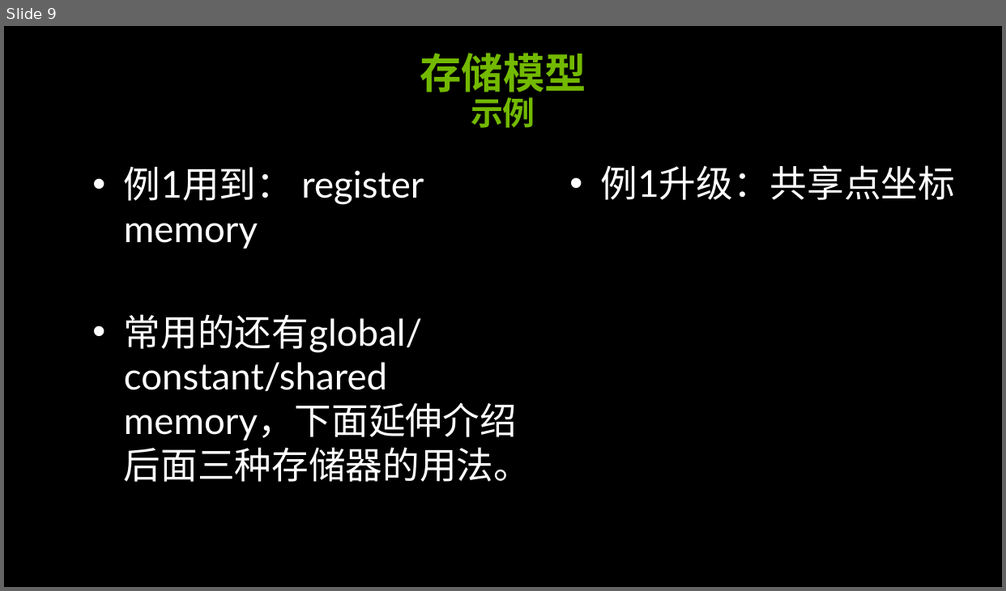
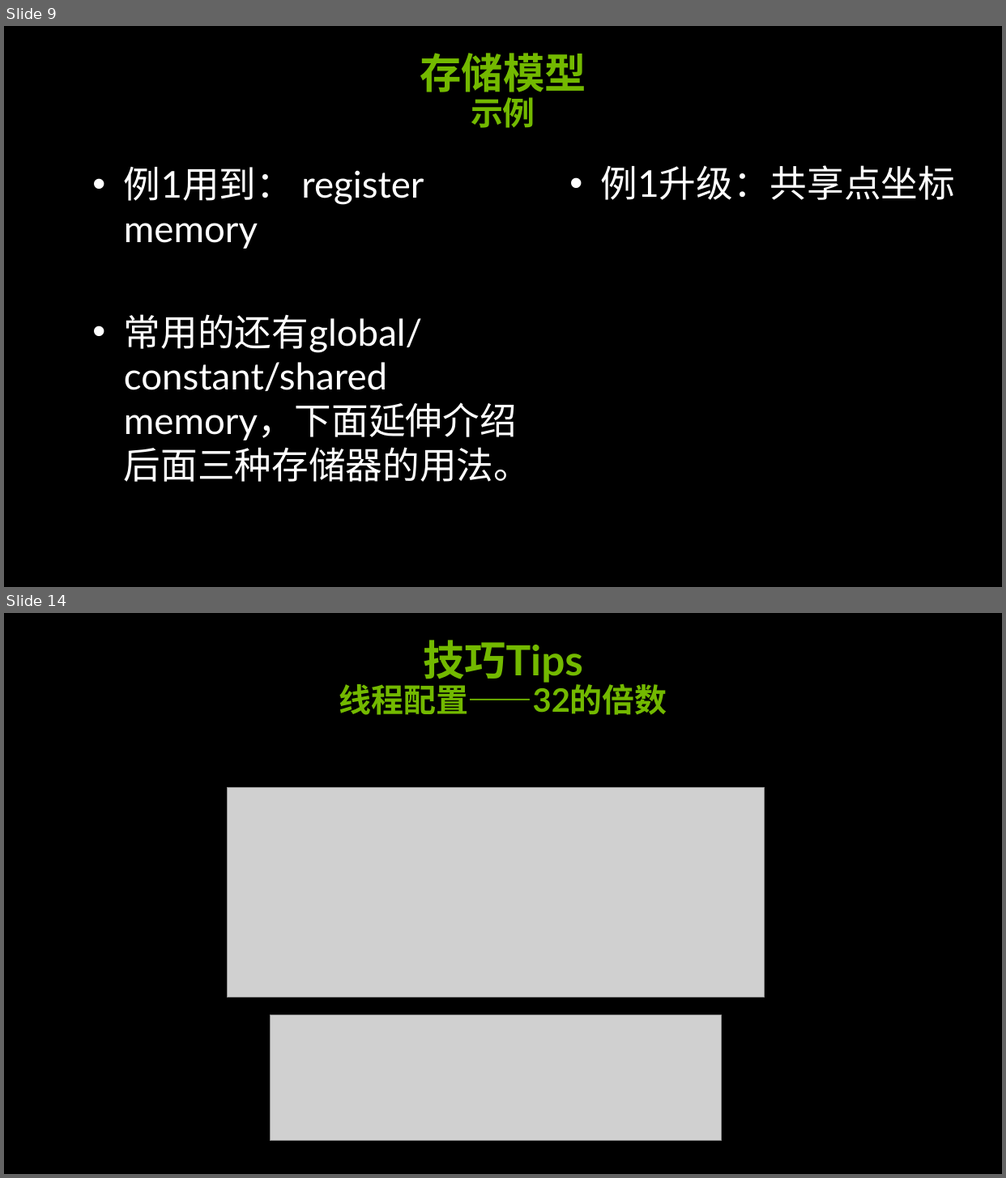
Before and after one commit to soulsheng/CUDA-Practice, a slide deck: doc/cuda_training_day1_pm(20141219Liu).pptx. Shown one above the other, each under a label of ours: slide 9 before the commit, slides 9 and 14 after it; the slides between them are not shown. The pictures are 1006x591 and 1006x1178 pixels, drawn with LibreOffice and Linux fonts; fonts in the diff are those of the drawing; grey boxes stand for pictures; background and template pictures are left out. Boxes give left, top, right and bottom in pixels: in the first picture for what was removed or moved away, otherwise in the second. Text is boxed around its words. In the diff, an @@ line names an element or a change of style, - is before the commit and + after.

```diff
--- a/doc/cuda_training_day1_pm(20141219Liu).pptx
+++ b/doc/cuda_training_day1_pm(20141219Liu).pptx
@@ slide 14 added at box(4, 613, 1002, 1174), background picture (left out) @@
@@ title added at box(339, 640, 667, 715), 28 pt, text #73B900, bold @@
+技巧Tips
+线程配置——32的倍数
@@ picture added at box(227, 788, 764, 998) @@
@@ picture added at box(270, 1016, 722, 1141) @@
```
Also in this commit, not shown: 2 slides changed, 6 other slides added, 1 slide removed.
